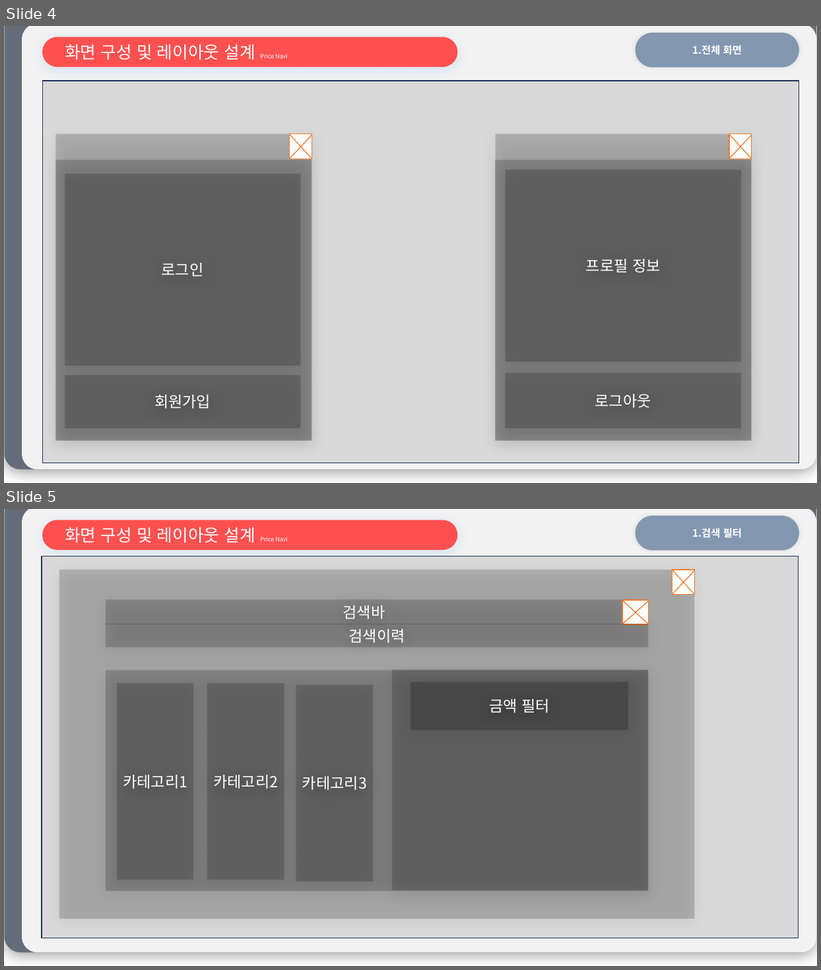
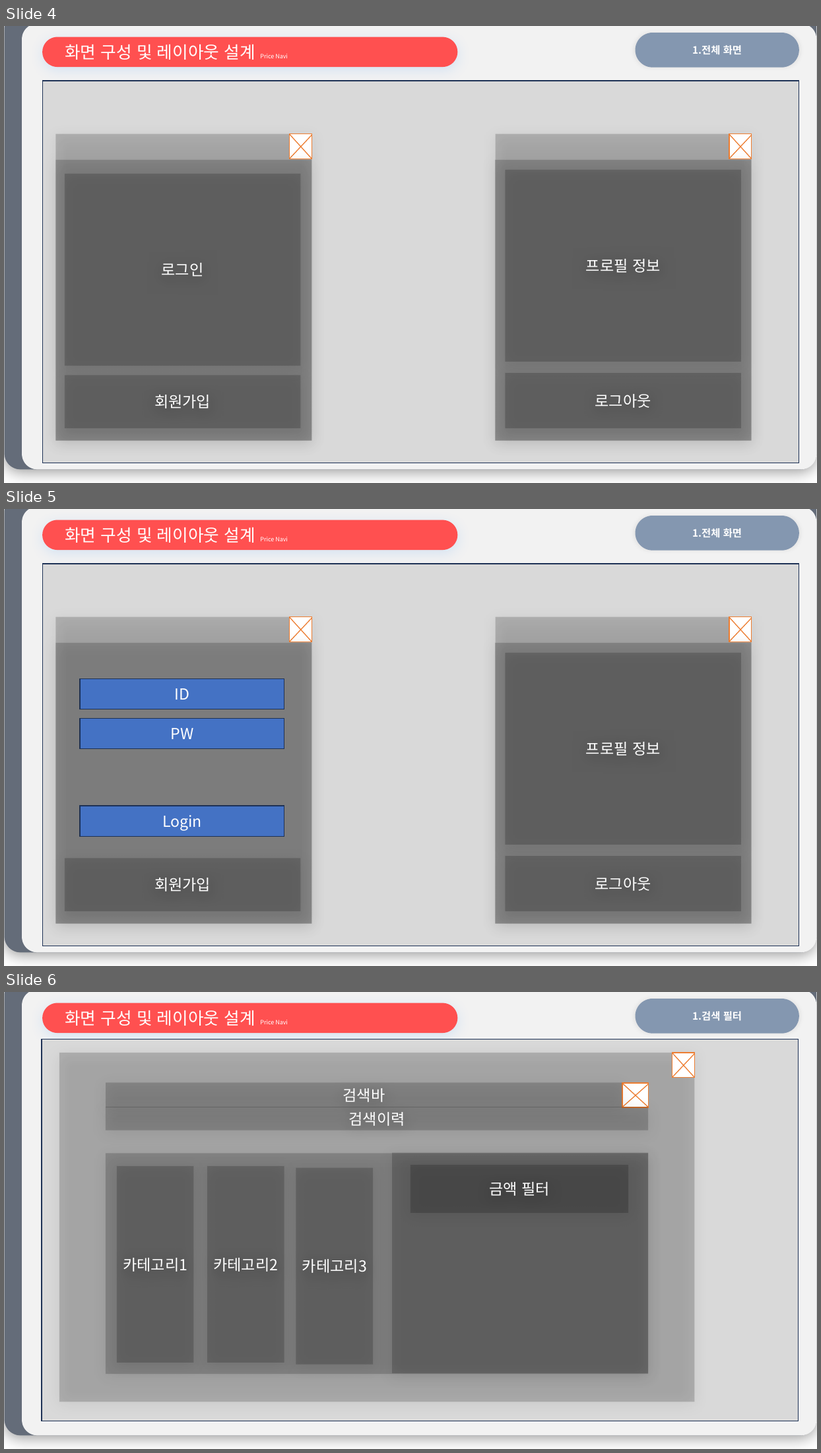
Before and after one commit to dldnjsrl2171/PriceNavi, a slide deck: docs/ProgramPlan.pptx.pptx. Shown one above the other, each under a label of ours: slides 4 and 5 before the commit, slides 4, 5 and 6 after it. The pictures are 821x970 and 821x1453 pixels, drawn with LibreOffice and Linux fonts; fonts in the diff are those of the drawing. Boxes give left, top, right and bottom in pixels: in the first picture for what was removed or moved away, otherwise in the second. Text is boxed around its words. In the diff, an @@ line names an element or a change of style, - is before the commit and + after.

```diff
--- a/docs/ProgramPlan.pptx.pptx
+++ b/docs/ProgramPlan.pptx.pptx
@@ slide 5 added at box(4, 509, 817, 966), background #FFFFFF @@
@@ rounded rectangle added at box(5, 509, 817, 953), fill #646C79 @@
@@ rounded rectangle added at box(22, 509, 816, 953), fill #F2F2F2 @@
@@ rounded rectangle added at box(42, 520, 458, 550), fill #FF5050, 20 pt, text #FFFFFF @@
+화면 구성 및 레이아웃 설계 Price Navi
@@ rounded rectangle added at box(636, 516, 799, 551), fill #8497B0, 12 pt, text #FFFFFF, bold @@
+1.전체 화면
@@ rectangle added at box(42, 564, 799, 947), fill #D9D9D9, outline #1E3256 1 pt @@
@@ rectangle added at box(56, 617, 312, 923), fill #000000 at 18% opacity @@
@@ rectangle added at box(290, 617, 312, 642), fill #FFFFFF, outline #ED7D31 1 pt @@
@@ line added from (290, 642) to (312, 618), #ED7D31 1 pt @@
@@ line added from (290, 617) to (312, 642), #ED7D31 1 pt @@
@@ rectangle added at box(496, 617, 752, 923), fill #000000 at 18% opacity @@
@@ line added from (729, 642) to (752, 618), #ED7D31 1 pt @@
@@ line added from (729, 617) to (752, 642), #ED7D31 1 pt @@
@@ rectangle added at box(730, 617, 752, 642), fill #FFFFFF, outline #ED7D31 1 pt @@
@@ rectangle added at box(56, 642, 312, 923), fill #000000 at 18% opacity @@
@@ rectangle added at box(495, 642, 751, 923), fill #000000 at 18% opacity @@
@@ rectangle added at box(506, 653, 741, 845), fill #000000 at 18% opacity, 18 pt, text #FFFFFF @@
+프로필 정보
@@ rectangle added at box(80, 679, 284, 710), fill #4472C4, outline #1E3256 1 pt, 18 pt, text #FFFFFF @@
+ID
@@ rectangle added at box(80, 718, 284, 749), fill #4472C4, outline #1E3256 1 pt, 18 pt, text #FFFFFF @@
+PW
@@ rectangle added at box(80, 806, 284, 836), fill #4472C4, outline #1E3256 1 pt, 18 pt, text #FFFFFF @@
+Login
@@ rectangle added at box(64, 859, 300, 912), fill #000000 at 18% opacity, 18 pt, text #FFFFFF @@
+회원가입
@@ rectangle added at box(506, 856, 741, 912), fill #000000 at 18% opacity, 18 pt, text #FFFFFF @@
+로그아웃
@@ what was slide 5 is now slide 6 @@
```
Also in this commit, not shown: 1 other file.
